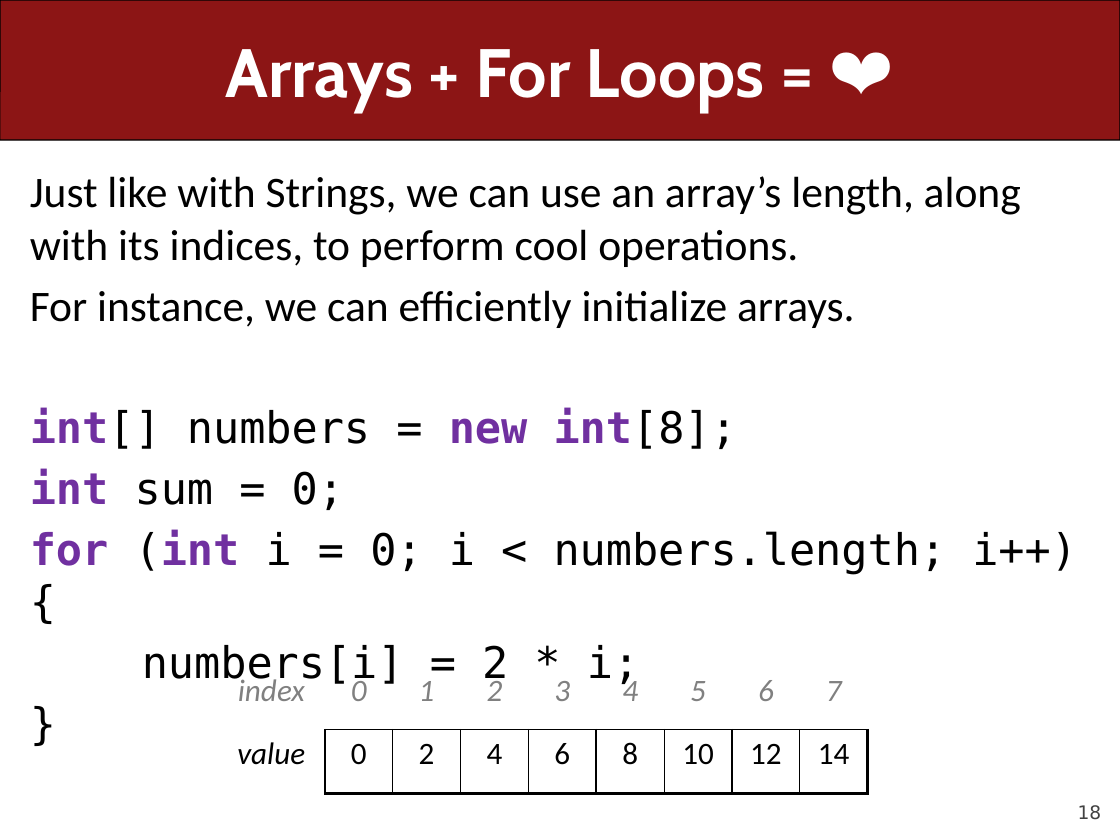
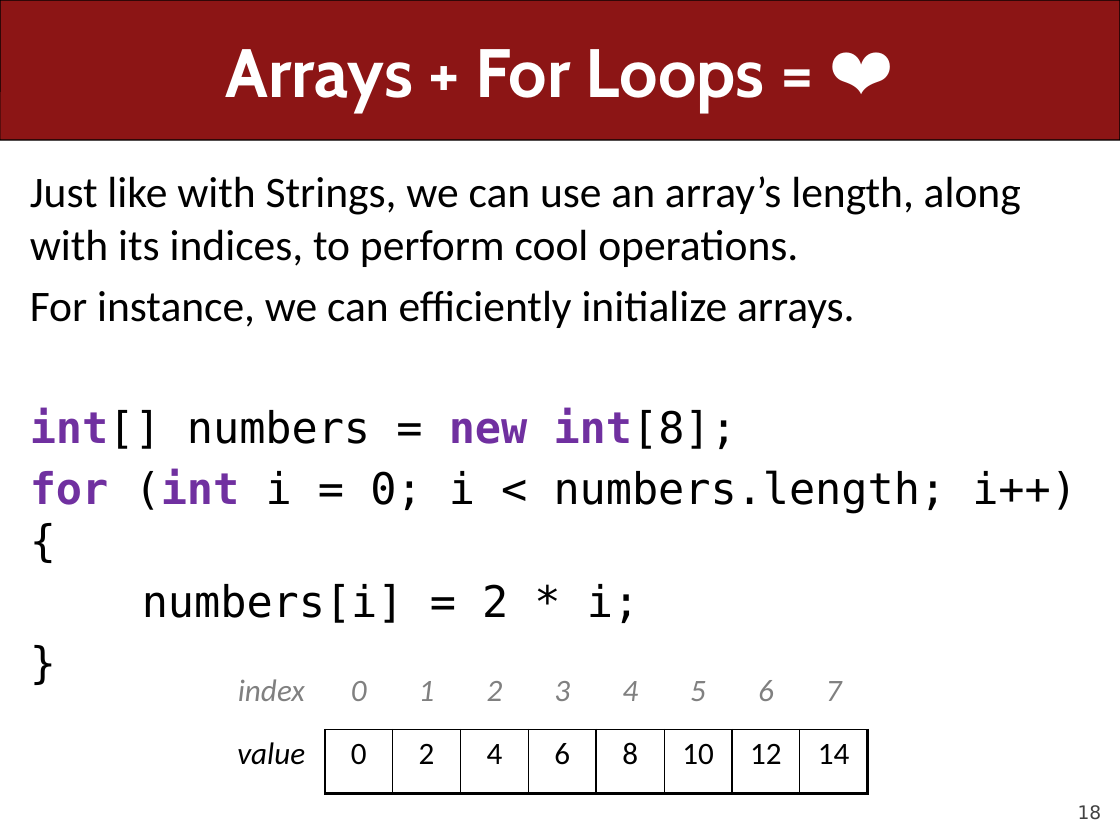
Before and after one commit to ckincaid17/cs106a-summer-2018, a slide deck: slide 18 of WWW/lectures/Lecture16/Lecture16.pptx. Drawn at 1120x840 pixels with LibreOffice and Linux fonts; fonts in the diff are those of the drawing. Boxes give left, top, right and bottom in pixels: in the first picture for what was removed or moved away, otherwise in the second. Text is boxed around its words. In the diff, an @@ line names an element or a change of style, - is before the commit and + after.

```diff
--- a/WWW/lectures/Lecture16/Lecture16.pptx
+++ b/WWW/lectures/Lecture16/Lecture16.pptx
@@ text at bbox=[30, 469, 344, 510]: paragraph removed @@
-int sum = 0;
```
Also in this commit, not shown: 1 other slide changed, 19 other files.
